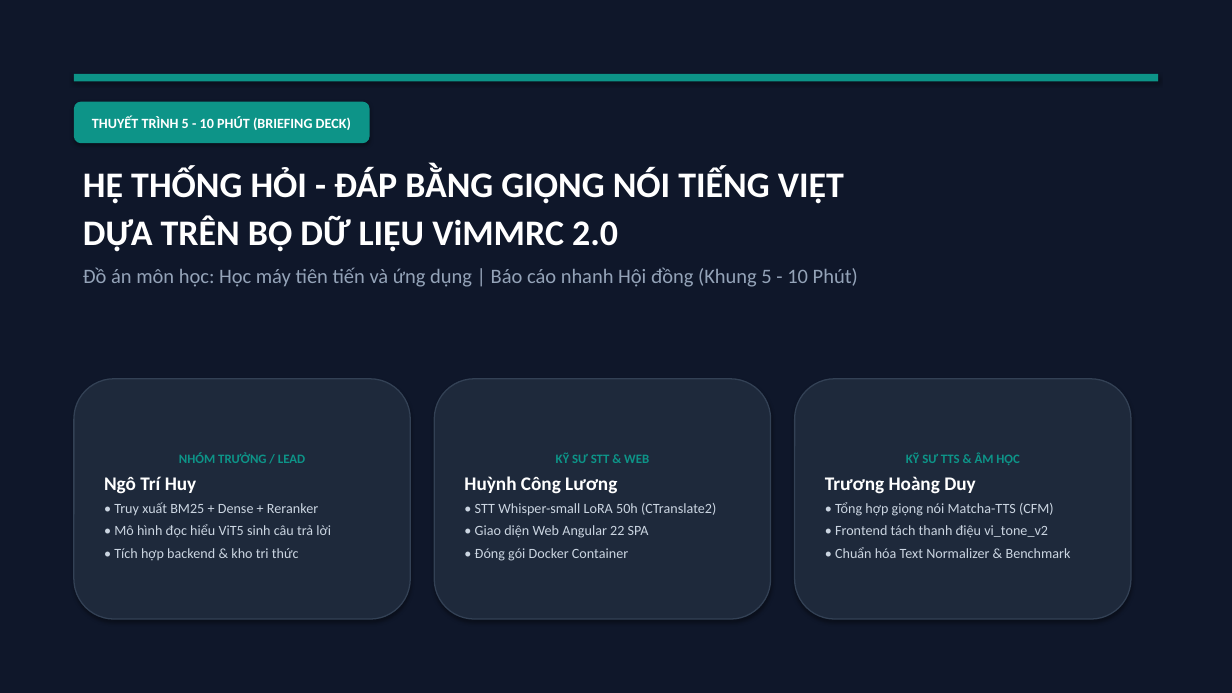
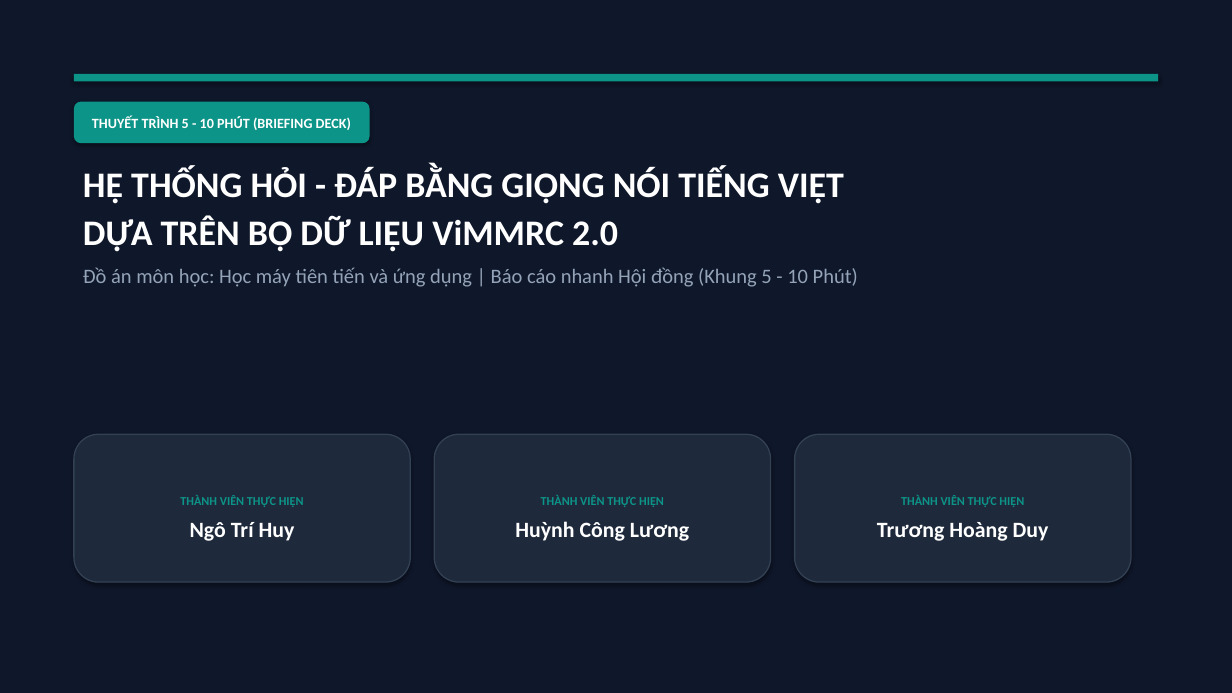
Before and after one commit to ngohuy04022000/vimmrc-qa-voice, a slide deck: slide 1 of docs/ViMMRC_Presentation_5min.pptx. Drawn at 1232x693 pixels with LibreOffice and Linux fonts; fonts in the diff are those of the drawing. Boxes give left, top, right and bottom in pixels: in the first picture for what was removed or moved away, otherwise in the second. Text is boxed around its words. In the diff, an @@ line names an element or a change of style, - is before the commit and + after.

```diff
--- a/docs/ViMMRC_Presentation_5min.pptx
+++ b/docs/ViMMRC_Presentation_5min.pptx
@@ rounded rectangle "THÀNH VIÊN THỰC HIỆN" resized from (x1=74, y1=379, x2=410, y2=619) to (x1=74, y1=434, x2=410, y2=582) @@
@@ rounded rectangle "THÀNH VIÊN THỰC HIỆN" resized from (x1=434, y1=379, x2=771, y2=619) to (x1=434, y1=434, x2=771, y2=582) @@
@@ rounded rectangle "THÀNH VIÊN THỰC HIỆN" resized from (x1=795, y1=379, x2=1131, y2=619) to (x1=795, y1=434, x2=1131, y2=582) @@
@@ text in rounded rectangle at (x1=114, y1=502, x2=331, y2=560): paragraphs removed @@
-• Truy xuất BM25 + Dense + Reranker
-• Mô hình đọc hiểu ViT5 sinh câu trả lời
-• Tích hợp backend & kho tri thức
@@ text in rounded rectangle at (x1=180, y1=495, x2=304, y2=507): text changed; size 10 to 9.5 pt @@
-NHÓM TRƯỞNG / LEAD
+THÀNH VIÊN THỰC HIỆN
@@ text in rounded rectangle at (x1=475, y1=503, x2=716, y2=561): paragraphs removed @@
-• STT Whisper-small LoRA 50h (CTranslate2)
-• Giao diện Web Angular 22 SPA
-• Đóng gói Docker Container
@@ text in rounded rectangle at (x1=541, y1=495, x2=664, y2=507): text changed; size 10 to 9.5 pt @@
-KỸ SƯ STT & WEB
+THÀNH VIÊN THỰC HIỆN
@@ text in rounded rectangle at (x1=835, y1=502, x2=1071, y2=558): paragraphs removed @@
-• Tổng hợp giọng nói Matcha-TTS (CFM)
-• Frontend tách thanh điệu vi_tone_v2
-• Chuẩn hóa Text Normalizer & Benchmark
@@ text in rounded rectangle at (x1=901, y1=495, x2=1024, y2=507): text changed; size 10 to 9.5 pt @@
-KỸ SƯ TTS & ÂM HỌC
+THÀNH VIÊN THỰC HIỆN
@@ text in rounded rectangle at (x1=190, y1=522, x2=295, y2=541): size 15 to 17 pt in "Ngô Trí Huy"; alignment left to centre; more space between paragraphs @@
@@ text in rounded rectangle at (x1=515, y1=521, x2=689, y2=541): size 15 to 17 pt in "Huỳnh Công Lương"; alignment left to centre; more space between paragraphs @@
@@ text in rounded rectangle at (x1=877, y1=522, x2=1049, y2=541): size 15 to 17 pt in "Trương Hoàng Duy"; alignment left to centre; more space between paragraphs @@
```
Also in this commit, not shown: 5 other slides changed, 1 slide added, 37 other files.
